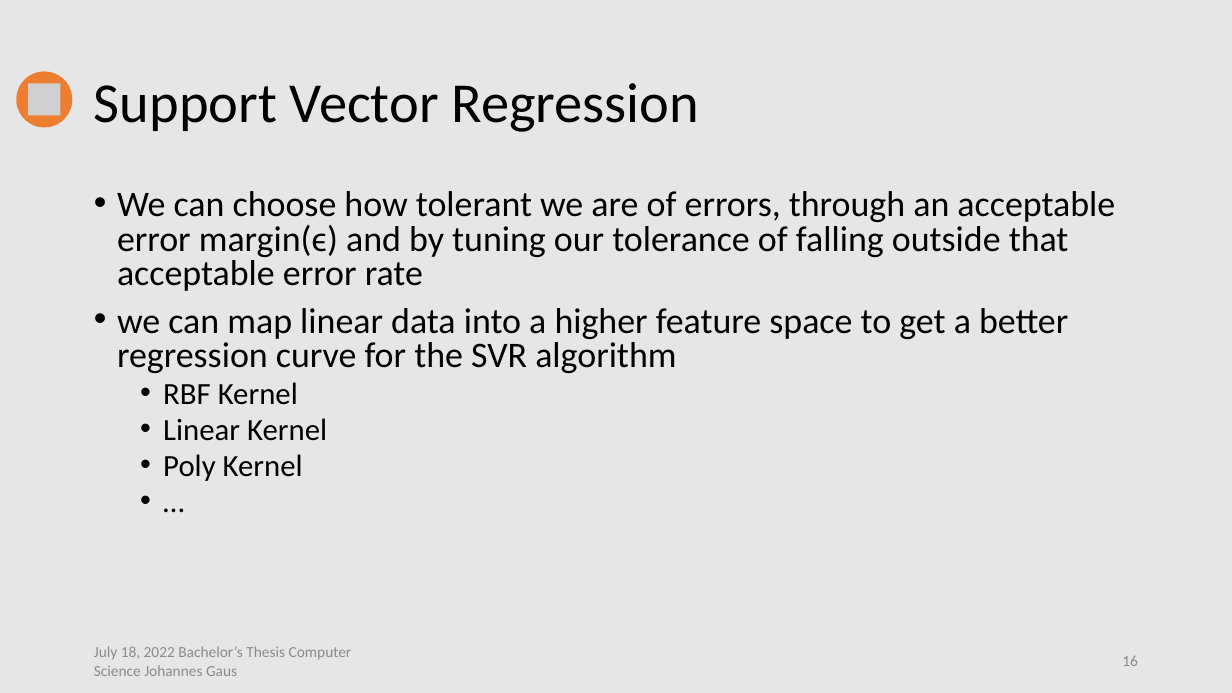
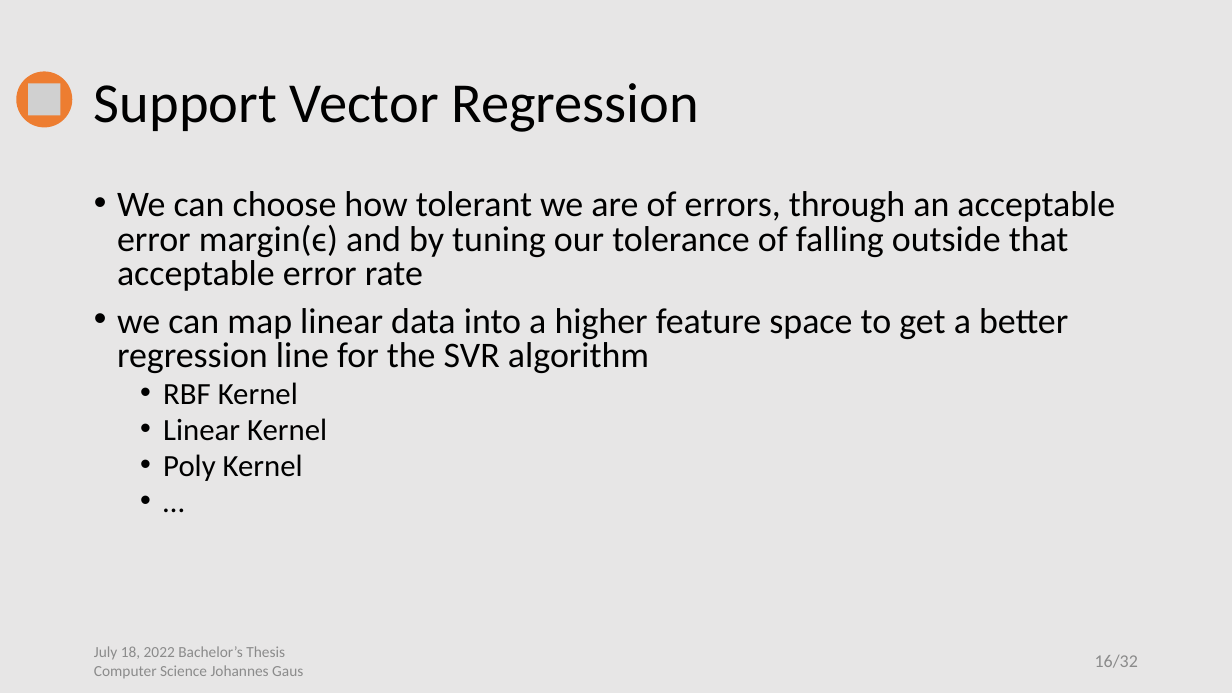
Before and after one commit to jo997/BA-WindPowerForecasting, a slide deck: slide 16 of thesis work/Thesis Defense/Thesis Defense.pptx. Drawn at 1232x693 pixels with LibreOffice and Linux fonts; fonts in the diff are those of the drawing; grey boxes stand for pictures. Boxes give left, top, right and bottom in pixels: in the first picture for what was removed or moved away, otherwise in the second. Text is boxed around its words. In the diff, an @@ line names an element or a change of style, - is before the commit and + after.

```diff
--- a/thesis work/Thesis Defense/Thesis Defense.pptx
+++ b/thesis work/Thesis Defense/Thesis Defense.pptx
@@ text at [117, 308, 1068, 373]: text changed @@
-• we can map linear data into a higher feature space to get a better regression curve for the SVR algorithm
+• we can map linear data into a higher feature space to get a better regression line for the SVR algorithm
@@ text at [94, 646, 303, 678]: text changed @@
-July 18, 2022 Bachelor’s Thesis Computer Science Johannes Gaus
+July 18, 2022 Bachelor’s Thesis
+Computer Science Johannes Gaus
@@ page number at [1095, 655, 1138, 668]: text changed; size 12 to 14 pt @@
-16
+16/32
```
Also in this commit, not shown: 30 other slides changed, 23 other files.
